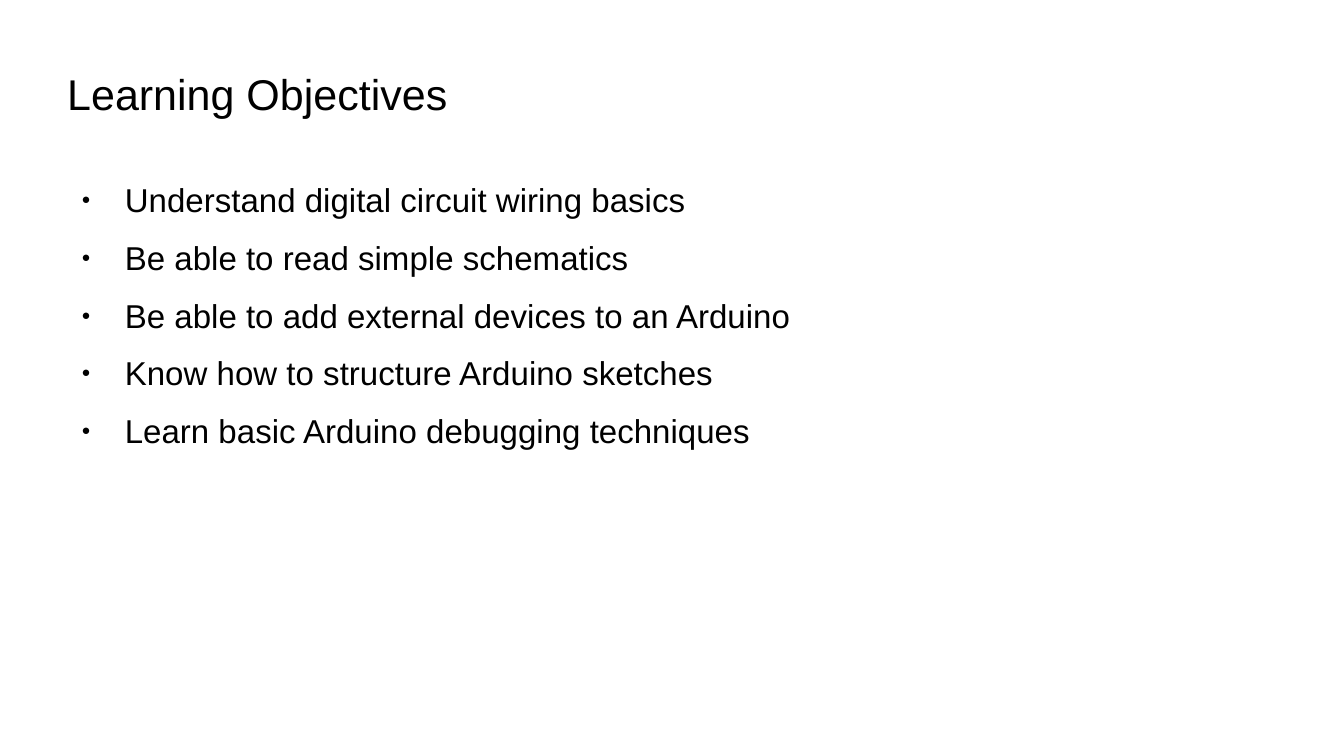
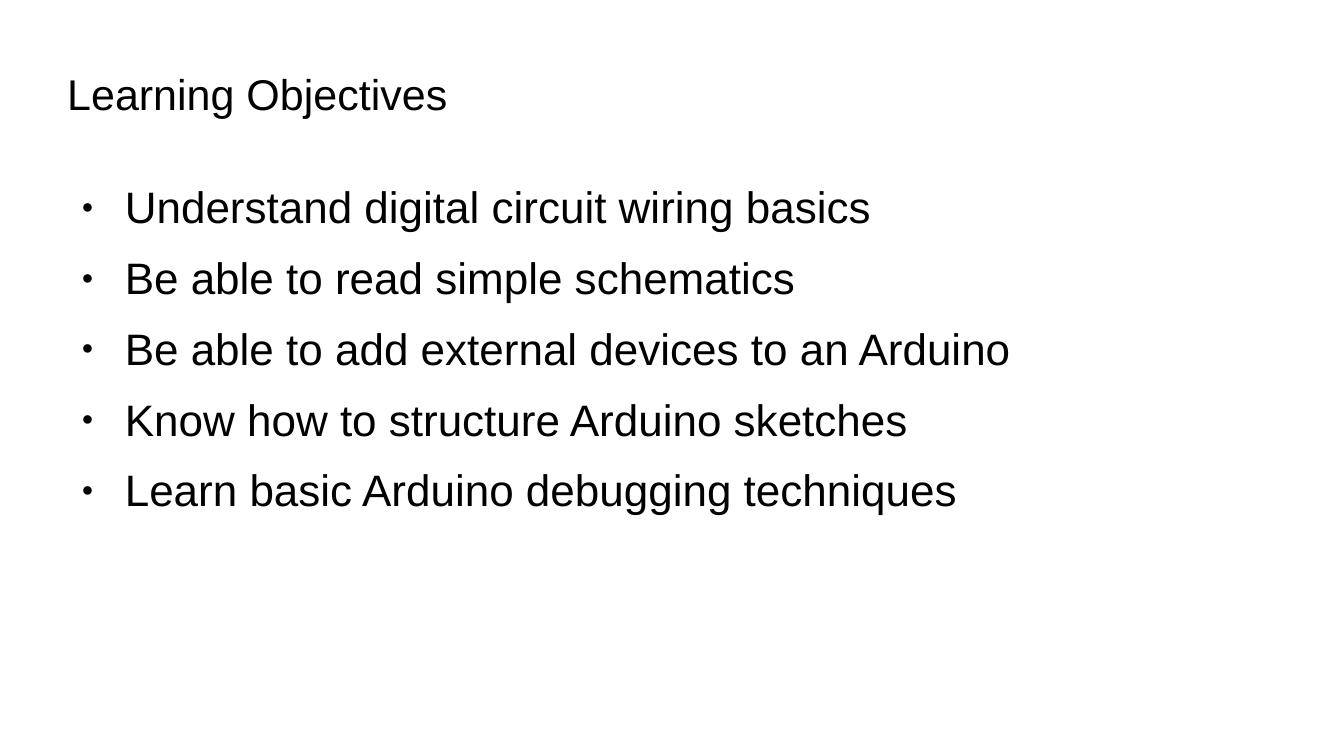
Before and after one commit to bradakelly/ArduinoDevelopmentWorkshop, a slide deck: slide 4 of CourseSlideshow.odp. Drawn at 1344x756 pixels with LibreOffice and Linux fonts; fonts in the diff are those of the drawing; background and template pictures are left out. Boxes give left, top, right and bottom in pixels: in the first picture for what was removed or moved away, otherwise in the second. Text is boxed around its words. In the diff, an @@ line names an element or a change of style, - is before the commit and + after.

Commit message:
ADded schematics and analog input slides

```diff
--- a/CourseSlideshow.odp
+++ b/CourseSlideshow.odp
@@ text "Understand digital circuit wiring basics" at [125,191,1011,515]: size 19.5 to 26 pt @@
```
Also in this commit, not shown: 4 other slides changed, 5 slides added.
